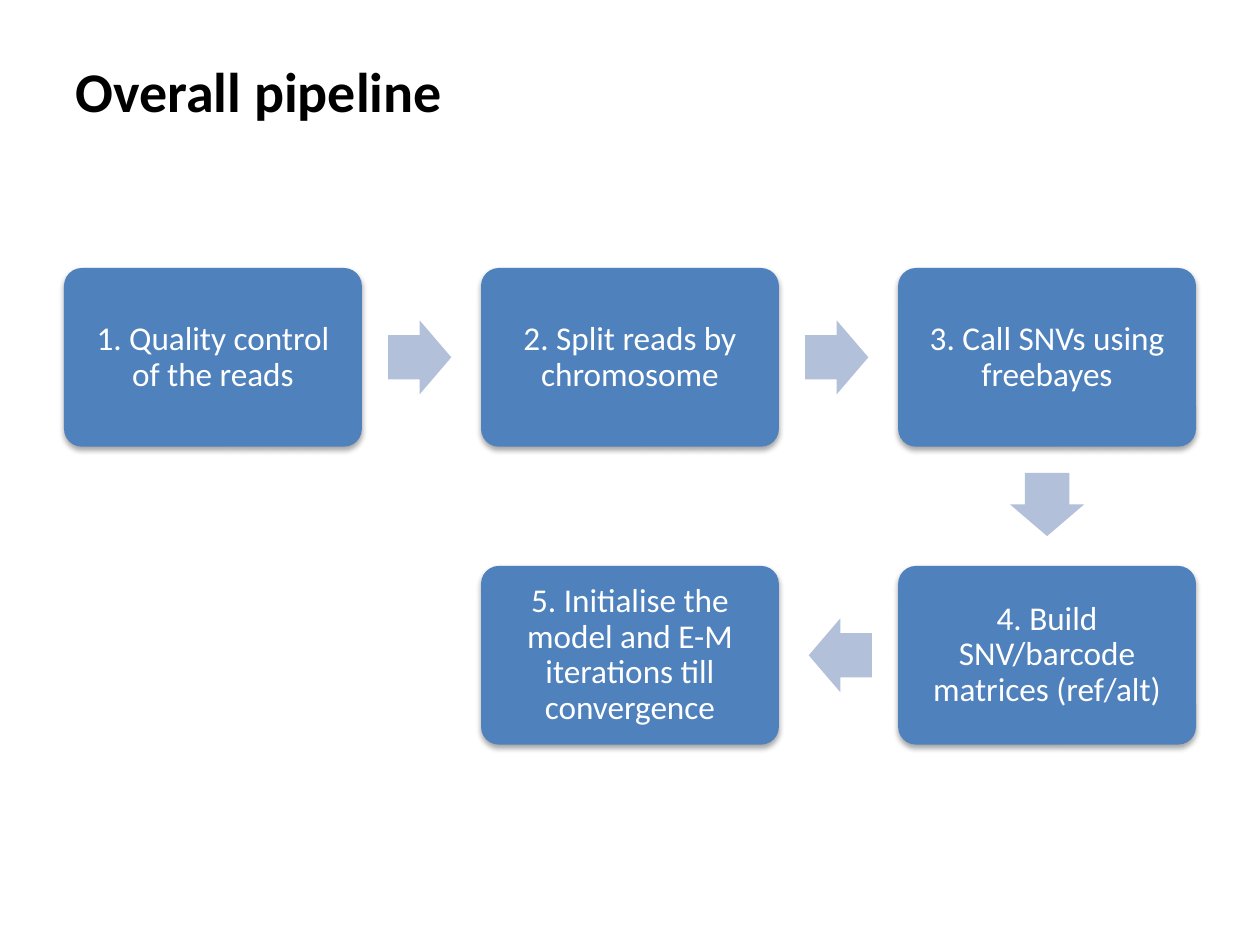
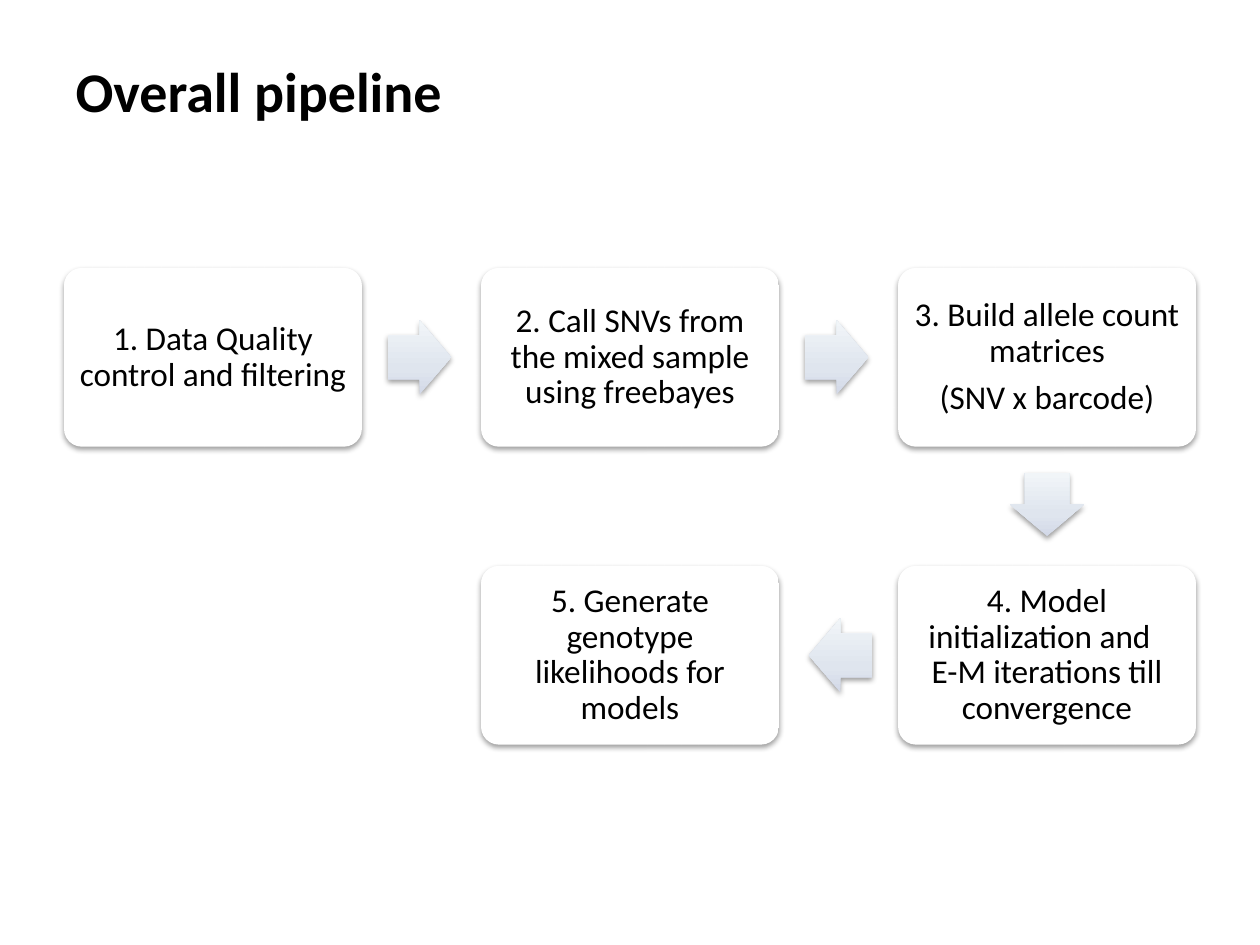
Before and after one commit to jon-xu/scSplit, a slide deck: slide 3 of introduction.pptx. Drawn at 1260x945 pixels with LibreOffice and Linux fonts; fonts in the diff are those of the drawing. Boxes give left, top, right and bottom in pixels: in the first picture for what was removed or moved away, otherwise in the second. Text is boxed around its words. In the diff, an @@ line names an element or a change of style, - is before the commit and + after.

Commit message:
minor changes

```diff
--- a/introduction.pptx
+++ b/introduction.pptx
@@ fill #4F81BD to #FFFFFF; shadow changed in 5 elements at (481, 268, 779, 447), (898, 268, 1196, 447), (898, 566, 1196, 745), (481, 566, 779, 745), (64, 268, 362, 447) @@
@@ text at (80, 327, 346, 392): text changed; text colour #FFFFFF to #000000 @@
-1. Quality control of the reads
+1. Data Quality control and filtering
@@ text at (511, 309, 749, 409): text changed; text colour #FFFFFF to #000000 @@
-2. Split reads by chromosome
+2. Call SNVs from the mixed sample using freebayes
@@ text at (915, 303, 1179, 414): text changed; text colour #FFFFFF to #000000 @@
-3. Call SNVs using freebayes
+3. Build allele count matrices
+(SNV x barcode)
@@ text added at (535, 590, 724, 720), 19 pt, text #000000 @@
+5. Generate genotype likelihoods for models
@@ text at (928, 589, 1162, 725): text changed; text colour #FFFFFF to #000000 @@
-5. Initialise the model and E-M iterations till convergence
+4. Model initialization and E-M iterations till convergence
@@ fill #B3C1DB to gradient #D3D9E9 to #E0E4EF to #F2F4F9; shadow on in 4 elements at (388, 320, 451, 394), (805, 320, 868, 394), (1010, 473, 1084, 536), (809, 619, 872, 693) @@
@@ text removed at (933, 607, 1160, 706) @@
-4. Build SNV/barcode matrices (ref/alt)
```
